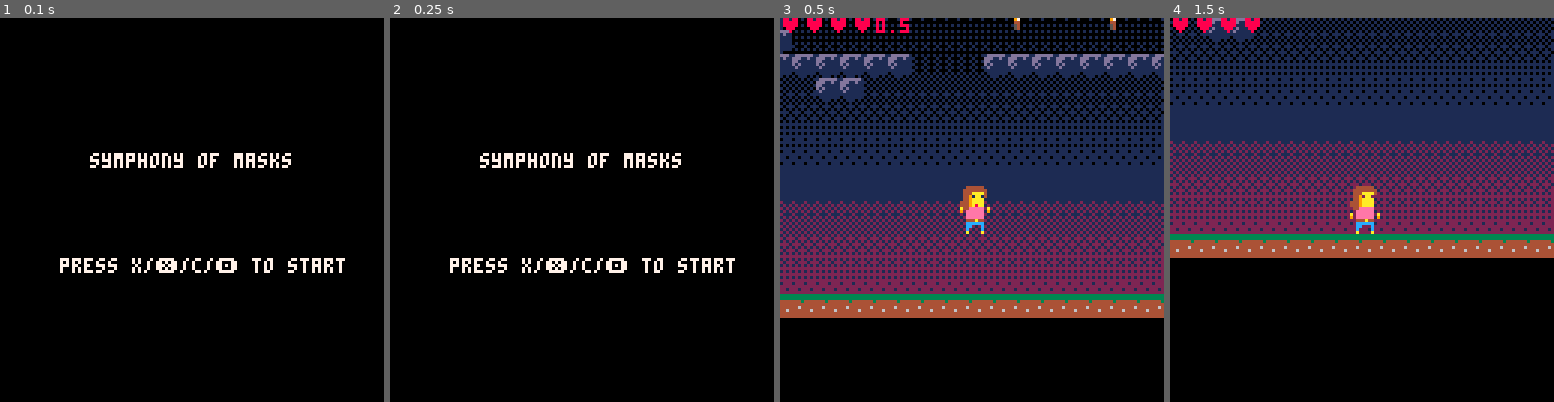
Above: before the commit, frames 1-4 (left to right).
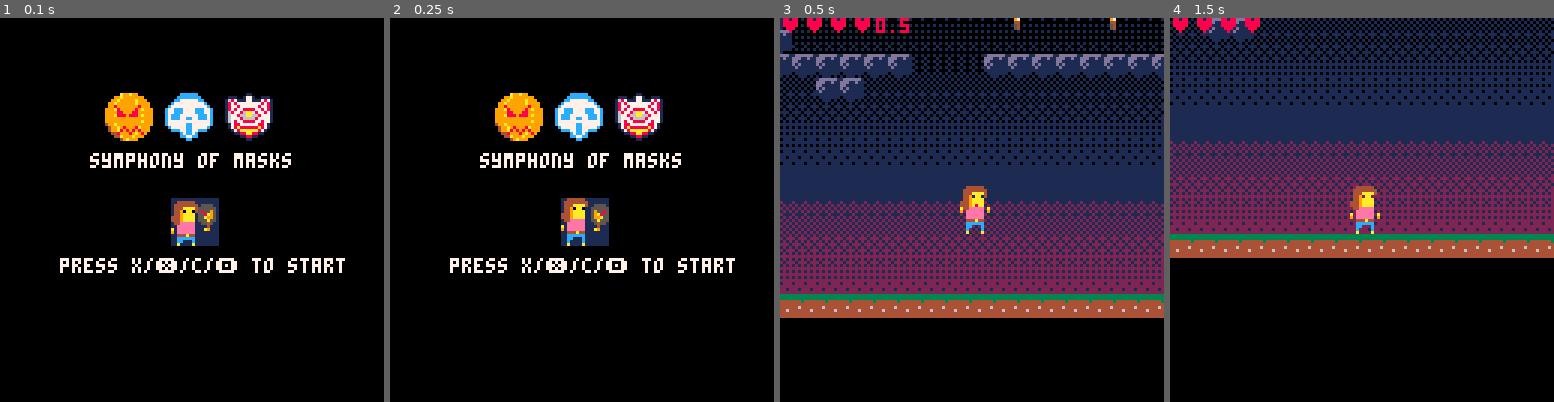
Above: after the commit, the same moments.

Repository: EmilieRobert33/SPOOKJAM
Game: PICO-8 cartridge final_cut.p8
Two runs of this game, one before a commit and one after it. Both use one fixed random seed, a clock stepped at 60 frames per second and the inputs below.
Inputs:
- Up to frame 1 (0.1 s): no input
- Up to frame 2 (0.25 s): no input
- Up to frame 3 (0.5 s): tap X (X key) at 0.33 s
- Up to frame 4 (1.5 s): tap O (Z key) at 0.7 s; tap X (X key) at 1.07 s

The runs differ from the first frame. In frame 1, 5.2% of the frame differs, in the area x 27-72%, y 19-60%; in frame 2, 5.2%; in frame 3, nothing differs; in frame 4, nothing differs.

Commit message:
ecran accueil

Diff:
--- a/final_cut.p8
+++ b/final_cut.p8
@@ -57,6 +57,17 @@
 
 function draw_menu()
  cls()
+ local sp = 78
+ if (sp ==78 and cos(1*t())>0) then
+	sp=109
+ end
+ if (sp ==109 and cos(1*t())<0) then
+	sp=78
+ end
+ spr(sp, cam_x+57,cam_y+60,2,2)
+ spr(46,cam_x+35,cam_y+25,2,2)
+ spr(68,cam_x+35+20,cam_y+25,2,2)
+ spr(76,cam_x+35+40,cam_y+25,2,2)
  print("symphony of masks", cam_x+30,cam_y+45,7)
  print("press x/❎/c/🅾️ to start",cam_x+ 20,cam_y+80,7)
 end
